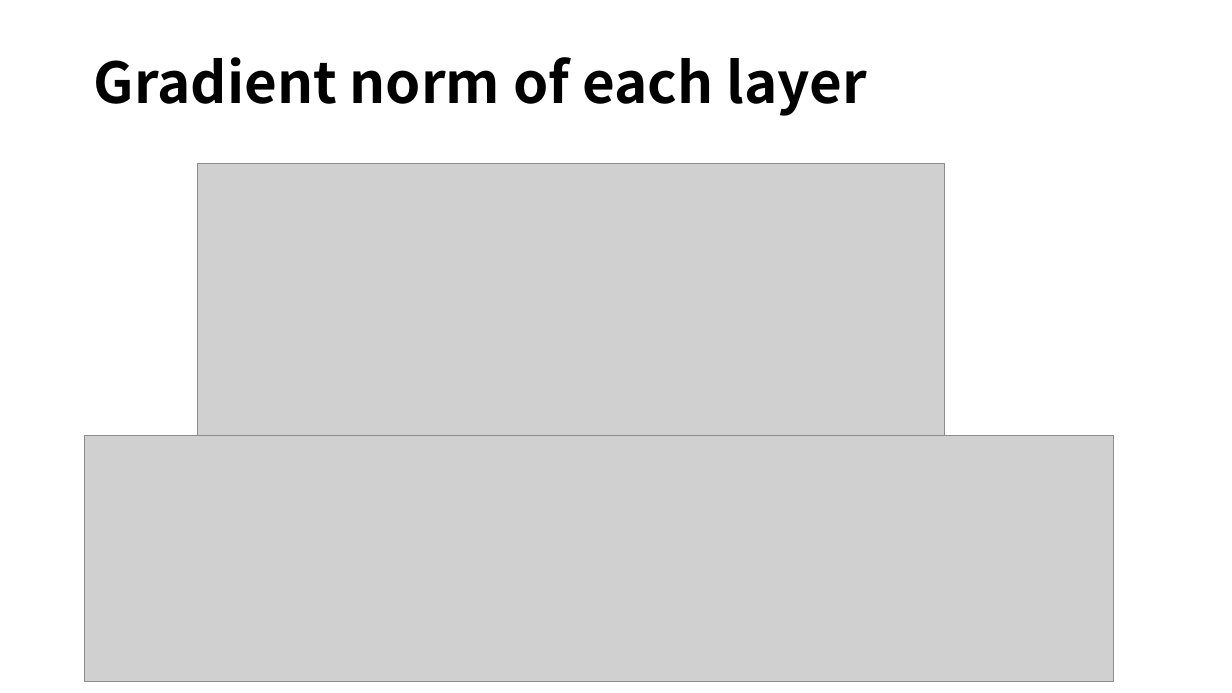
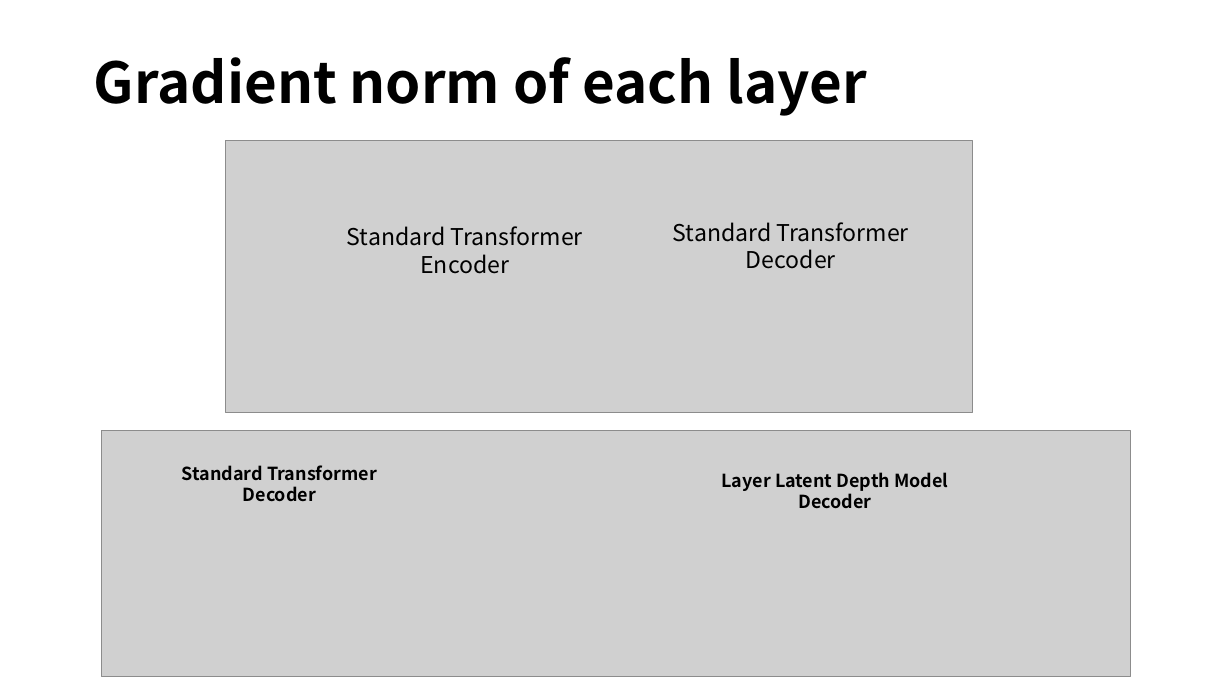
Before and after one commit to fxnnxc/text_summarization, a slide deck: slide 14 of Deep Transformers with Latent Depth.pptx (slide 13 before the commit). Drawn at 1232x693 pixels with LibreOffice and Linux fonts; fonts in the diff are those of the drawing; grey boxes stand for pictures. Boxes give left, top, right and bottom in pixels: in the first picture for what was removed or moved away, otherwise in the second. Text is boxed around its words. In the diff, an @@ line names an element or a change of style, - is before the commit and + after.

```diff
--- a/Deep Transformers with Latent Depth.pptx
+++ b/Deep Transformers with Latent Depth.pptx
@@ picture: place and size @@
-picture at bbox=[198, 164, 945, 436]
+picture at bbox=[226, 140, 972, 413]
@@ text added at bbox=[347, 226, 583, 274], 18 pt, text #000000 @@
+Standard Transformer
+Encoder
@@ text added at bbox=[673, 222, 909, 269], 18 pt, text #000000 @@
+Standard Transformer
+Decoder
@@ picture: place and size @@
-picture at bbox=[85, 436, 1114, 682]
+picture at bbox=[102, 431, 1130, 677]
@@ text added at bbox=[182, 465, 377, 502], 14 pt, text #000000, bold @@
+Standard Transformer
+Decoder
@@ text added at bbox=[721, 472, 948, 509], 14 pt, text #000000, bold @@
+Layer Latent Depth Model
+Decoder
```
Also in this commit, not shown: 7 other slides changed, 6 slides added, 3 slides removed, 2 other files.
